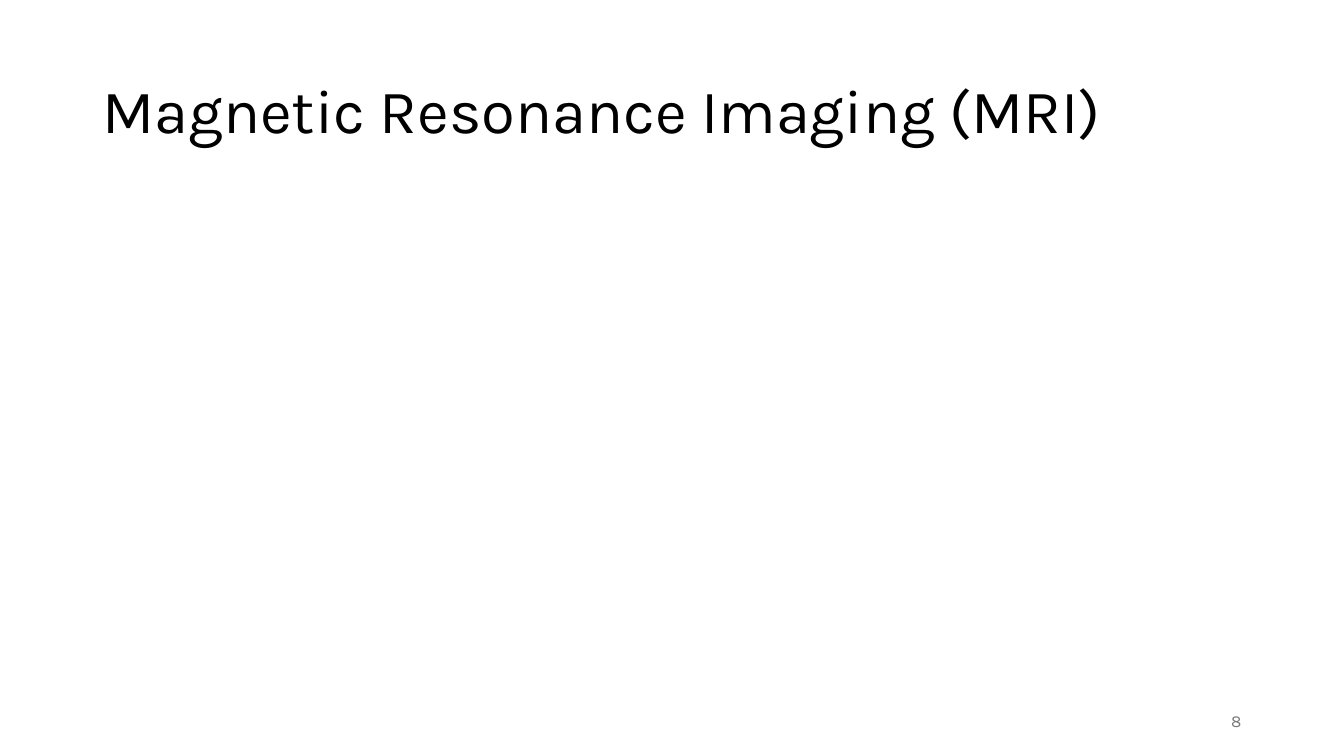
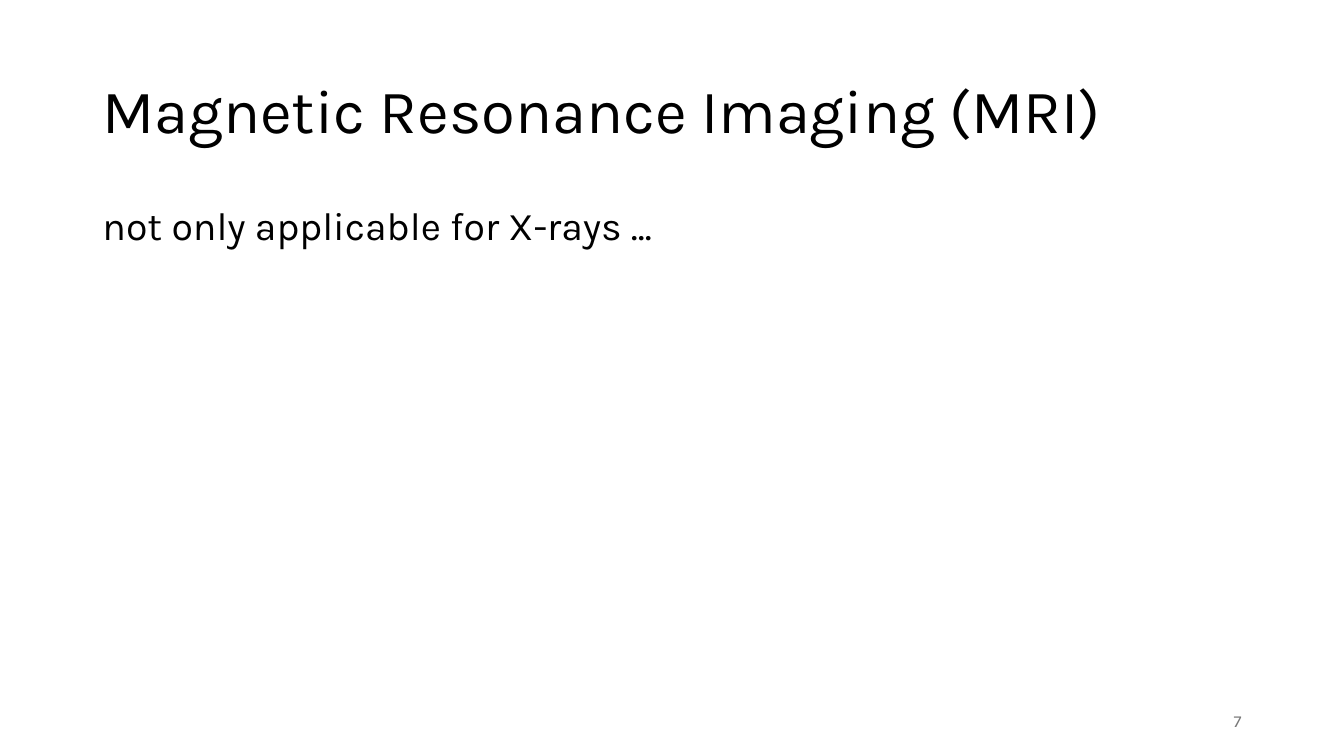
Before and after one commit to FelixWick/DL_images, a slide deck: slide 7 of slides/CT.pptx (slide 8 before the commit). Drawn at 1344x756 pixels with LibreOffice and Linux fonts; fonts in the diff are those of the drawing. Boxes give left, top, right and bottom in pixels: in the first picture for what was removed or moved away, otherwise in the second. Text is boxed around its words. In the diff, an @@ line names an element or a change of style, - is before the commit and + after.

```diff
--- a/slides/CT.pptx
+++ b/slides/CT.pptx
@@ text added at <box>102,213,621,250</box>, 28 pt, text #000000 @@
+not only applicable for X-rays ...
@@ page number at <box>1234,716,1242,727</box>: text changed @@
-8
+7
```
Also in this commit, not shown: 4 other slides changed, 8 slides added, 1 slide removed.
